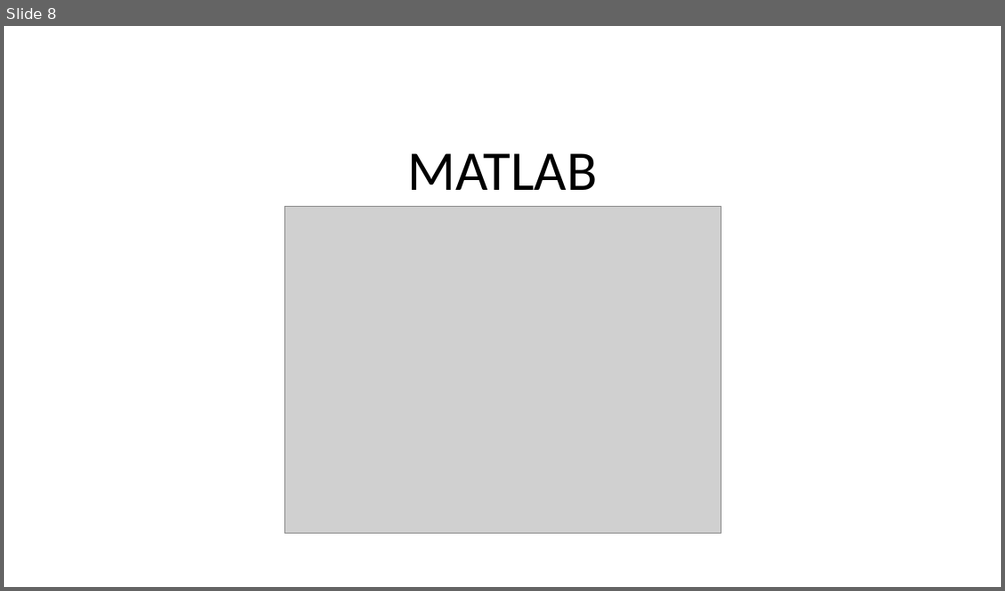
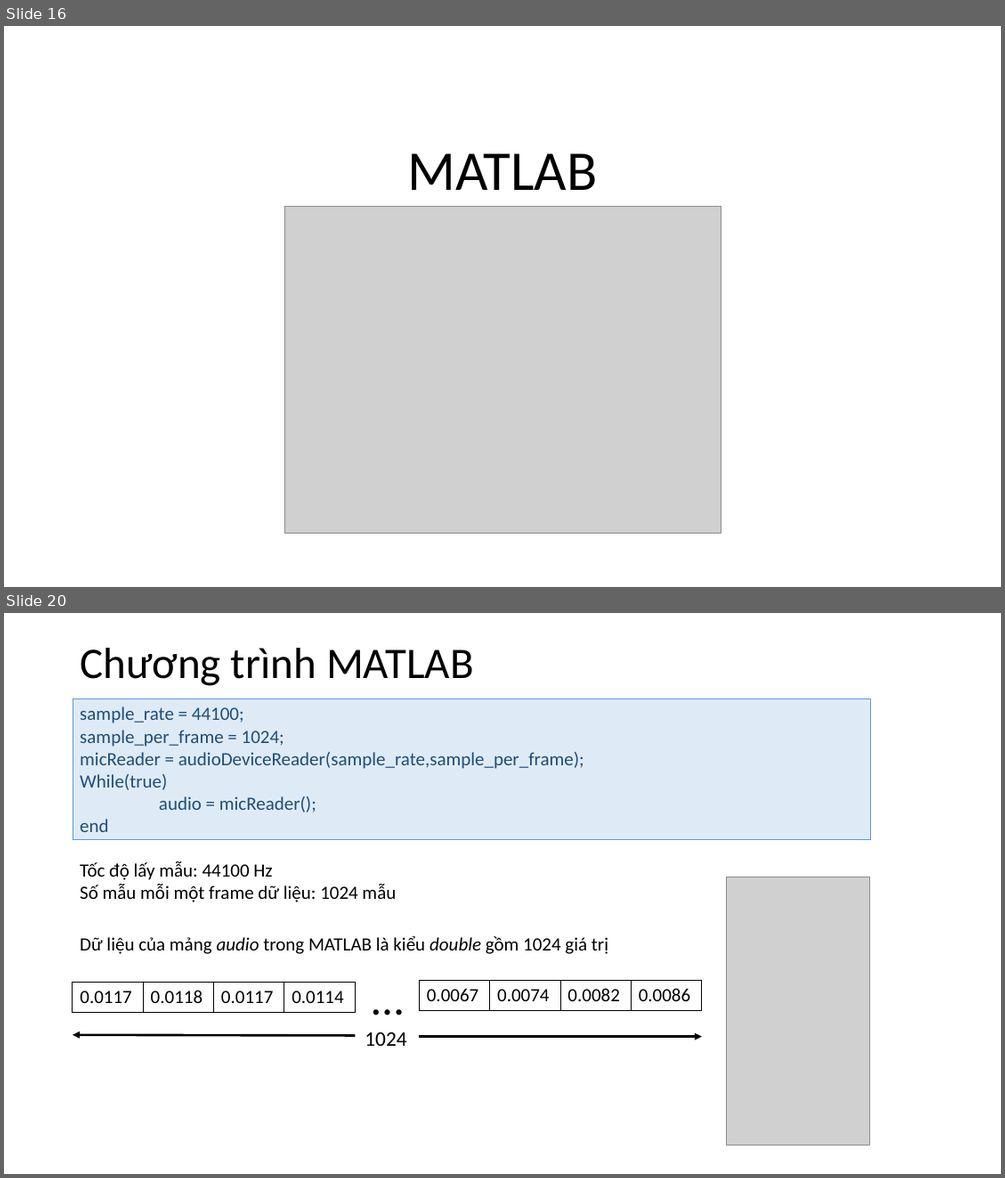
Before and after one commit to Sunfl4wer/Signal-and-Spectrum, a slide deck: Signal_and_Spectrum.pptx. Shown one above the other, each under a label of ours: slide 8 before the commit, slides 16 and 20 after it; the slides between them are not shown. The pictures are 1005x591 and 1005x1178 pixels, drawn with LibreOffice and Linux fonts; fonts in the diff are those of the drawing; grey boxes stand for pictures. Boxes give left, top, right and bottom in pixels: in the first picture for what was removed or moved away, otherwise in the second. Text is boxed around its words. In the diff, an @@ line names an element or a change of style, - is before the commit and + after.

```diff
--- a/Signal_and_Spectrum.pptx
+++ b/Signal_and_Spectrum.pptx
@@ slide 20 added at [4, 613, 1001, 1174], background #FFFFFF @@
@@ title added at [80, 648, 474, 686], 42 pt, text #000000 @@
+Chương trình MATLAB
@@ rectangle added at [73, 699, 871, 840], fill #DEEBF7, outline #5B9BD5 0.5 pt, 18 pt, text #1F4E79 @@
+sample_rate = 44100;
+sample_per_frame = 1024;
+micReader = audioDeviceReader(sample_rate,sample_per_frame);
+While(true)
+audio = micReader();
+end
@@ text added at [80, 861, 396, 902], 18 pt, text #000000 @@
+Tốc độ lấy mẫu: 44100 Hz
+Số mẫu mỗi một frame dữ liệu: 1024 mẫu
@@ picture added at [727, 877, 870, 1144] @@
@@ text added at [80, 935, 608, 954], 18 pt, text #000000 @@
+Dữ liệu của mảng audio trong MATLAB là kiểu double gồm 1024 giá trị
@@ table added at [73, 981, 354, 1013], 1 rows, 4 columns @@
+0.0117 | 0.0118 | 0.0117 | 0.0114
@@ text added at [364, 966, 419, 1029], 44 pt, text #000000 @@
+…
@@ table added at [419, 981, 700, 1011], 1 rows, 4 columns @@
+0.0067 | 0.0074 | 0.0082 | 0.0086
@@ arrow added from (355, 1036) to (73, 1035), #000000 2.25 pt @@
@@ text added at [364, 1032, 406, 1046], 20 pt, text #000000 @@
+1024
@@ arrow added from (419, 1037) to (702, 1037), #000000 2.25 pt @@
@@ what was slide 8 is now slide 16 @@
```
Also in this commit, not shown: 7 slides changed, 36 other slides added, 6 slides removed.
